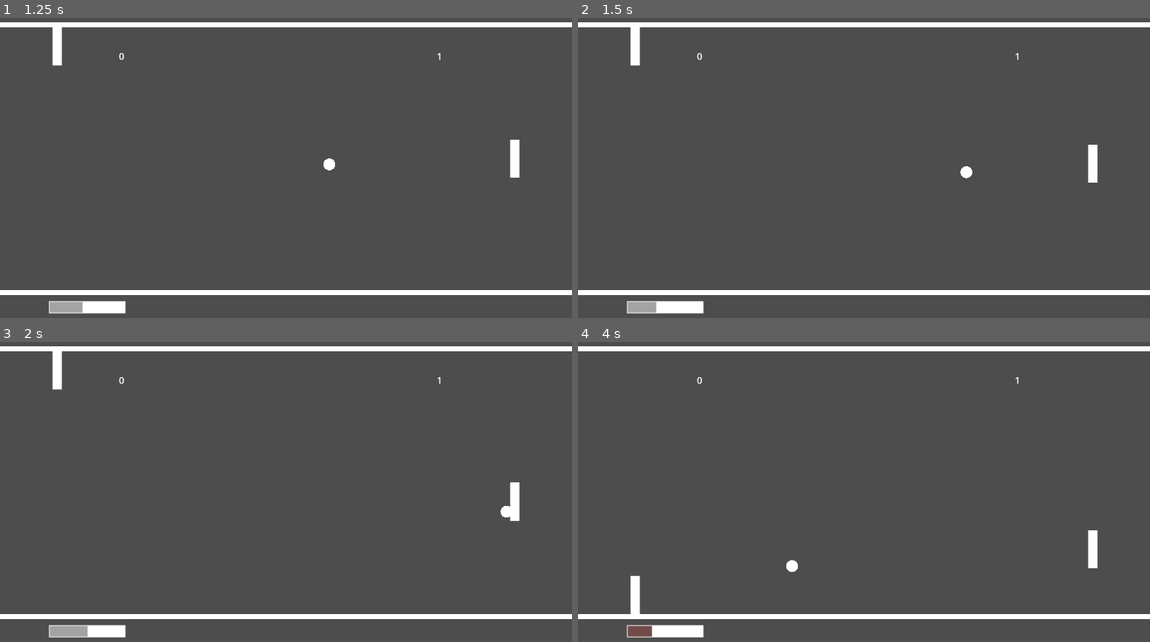
Above: before the commit, frames 1-4 (two rows, left to right).
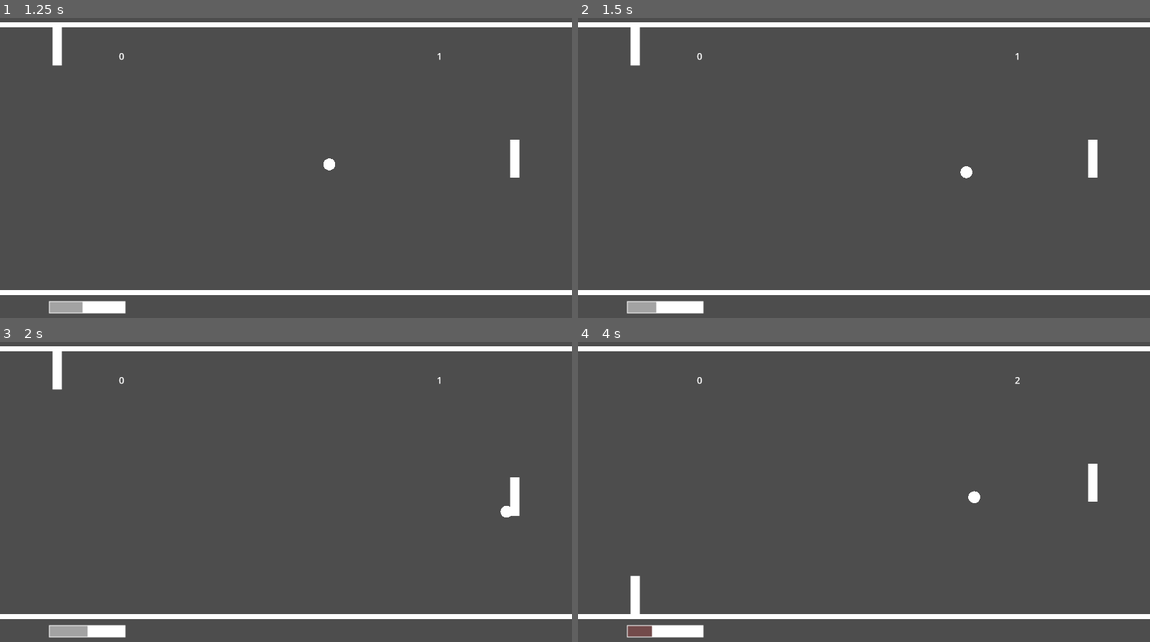
Above: after the commit, the same moments.

Repository: tavaresl/godot-pong
Game: Godot game, scene res://scenes/main.tscn
Two runs of this game, one before a commit and one after it. Both use one fixed random seed, a clock stepped at 60 frames per second and the inputs below.
Inputs:
- Up to frame 1 (1.25 s): hold Up (ui_up) from 0.53 s (still down); hold Shift (ui_boost) from 0.53 s (still down)
- Up to frame 2 (1.5 s): keep holding Up (ui_up); release Shift (ui_boost) at 1.28 s; tap Shift (ui_boost) at 1.35 s
- Up to frame 3 (2 s): keep holding Up (ui_up)
- Up to frame 4 (4 s): release Up (ui_up) at 2.03 s; hold Shift (ui_boost) 2.03-2.78 s; hold Down (ui_down) from 2.03 s (still down); tap Shift (ui_boost) at 2.85 s; hold Shift (ui_boost) from 3.53 s (still down)

Frame 1 is identical in both runs. In frame 2, less than 0.1% of the frame differs, in the area x 89-91%, y 40-55%; in frame 3, less than 0.1%; in frame 4, 0.6%, in the area x 36-91%, y 11-77%.

Commit message:
fix enemy boost system

Diff:
--- a/scenes/main.tscn
+++ b/scenes/main.tscn
@@ -51,10 +51,12 @@
 rotation = -3.14159
 collision_mask = 6
 script = ExtResource("3_43dh5")
+min_distance = 50.0
+min_boost_distance = 75.0
 
 [node name="EnemyBoost" type="Node" parent="Enemy"]
 script = ExtResource("5_c786w")
-min_distance_to_ball = 2.0
+boost_rate = 1.5
 
 [node name="Ball" parent="." instance=ExtResource("4_xxqbu")]
 unique_name_in_owner = true
@@ -77,6 +79,22 @@
 position = Vector2(2.08165e-12, 450)
 collision_layer = 4
 collision_mask = 3
+
+[node name="FuelIndicator" type="ColorRect" parent="."]
+offset_left = 165.0
+offset_top = 1019.0
+offset_right = 421.0
+offset_bottom = 1059.0
+script = ExtResource("12_r8hfm")
+boost_rate = 2.0
+
+[node name="ColorRect" type="ColorRect" parent="FuelIndicator"]
+layout_mode = 0
+offset_left = 2.0
+offset_top = 2.0
+offset_right = 254.0
+offset_bottom = 38.0
+color = Color(0.637843, 0.637843, 0.637843, 1)
 
 [node name="Goals" type="Node" parent="."]
 
@@ -197,22 +215,6 @@
 text = "Quit
 "
 
-[node name="FuelIndicator" type="ColorRect" parent="."]
-offset_left = 165.0
-offset_top = 1019.0
-offset_right = 421.0
-offset_bottom = 1059.0
-script = ExtResource("12_r8hfm")
-boost_rate = 2.0
-
-[node name="ColorRect" type="ColorRect" parent="FuelIndicator"]
-layout_mode = 0
-offset_left = 2.0
-offset_top = 2.0
-offset_right = 254.0
-offset_bottom = 38.0
-color = Color(0.637843, 0.637843, 0.637843, 1)
-
 [connection signal="ready" from="GameManager" to="GameManager" method="_on_ready"]
 [connection signal="ready" from="Enemy" to="Enemy" method="_on_ready"]
 [connection signal="body_entered" from="Goals/EnemyGoal" to="Goals/EnemyGoal" method="_on_body_entered"]
--- a/scripts/EnemyBoostController.gd
+++ b/scripts/EnemyBoostController.gd
@@ -5,9 +5,6 @@
 @export var consumption_rate = 80.0
 @export var refuel_rate = 25.0
 @export_range(0.1, 1.0) var ran_out_penalty_rate = 0.8
-
-@export_group("Thresholds")
-@export var min_distance_to_ball: float
 
 var _ran_out = false
 var _fuel = 100.0
@@ -21,6 +18,7 @@
 # Called every frame. 'delta' is the elapsed time since the previous frame.
 func _process(delta):
 	if ball.dir.x < 0:
+		_parent.boost_speed(1.0)
 		return
 
 	if _fuel <= 0:
@@ -28,19 +26,21 @@
 
 	if _ran_out:
 		_parent.boost_speed(ran_out_penalty_rate)
-		if _fuel < 100:
-			_refuel(delta)
-		else:
-			_ran_out = false
+		_refuel(delta)
+		return
 
 	var distance = abs(ball.position.y - _parent.position.y)
 
-	if distance >= min_distance_to_ball:
+	if distance >= _parent.min_boost_distance:
 		_parent.boost_speed(boost_rate)
 		_fuel -= clamp(consumption_rate * delta, 0, 100.0)
 	else:
 		_parent.boost_speed(1.0)
-		_fuel += clamp(refuel_rate * delta, 0, 100.0)
+		_refuel(delta)
+
 
 func _refuel(delta):
+	if _fuel < 100:
 		_fuel += clamp(refuel_rate * delta, 0, 100.0)
+	else:
+		_ran_out = false
--- a/scripts/EnemyController.gd
+++ b/scripts/EnemyController.gd
@@ -8,7 +8,9 @@
 @onready var ball = %Ball
 @export var base_speed = 400
 
-const treshold = 32
+@export_category("Ball Pursuit")
+@export var min_distance: float
+@export var min_boost_distance: float
 
 var _speed: float
 
@@ -19,17 +21,28 @@
 	var dir = Vector2.ZERO
 
 	if ball.dir.x > 0:
-		if ball.position.y > position.y + treshold:
+		if ball.position.y > position.y + min_distance:
 			dir += Vector2.DOWN
 
-		if ball.position.y < position.y - treshold:
+		if ball.position.y < position.y - min_distance:
 			dir += Vector2.UP
 	else:
 		var mid_point = get_viewport_rect().size.y / 2
+		var target_point = mid_point
 
-		if position.y > mid_point:
+		if position.y < mid_point / 2:
+			target_point = mid_point / 2
+		elif position.y > mid_point / 2 and position.y < 1.5 * mid_point:
+			target_point = mid_point
+		else:
+			target_point = 1.5 * mid_point
+
+		if abs(target_point - position.y) <= _speed * delta:
+			return
+
+		if position.y > target_point:
 			dir = Vector2.UP
-		elif position.y < mid_point:
+		elif position.y < target_point:
 			dir = Vector2.DOWN
 
 	move_and_collide(dir * _speed * delta)
@@ -37,9 +50,7 @@
 
 func boost_speed(boost_rate: float):
 	_speed = base_speed * boost_rate
-	pass
 
 
 func _on_ready():
 	_speed = base_speed
-	pass # Replace with function body.
--- a/scripts/GameManager.gd
+++ b/scripts/GameManager.gd
@@ -32,10 +32,13 @@
 	elif scores[enemy.name] == max_score:
 		winner = enemy
 
-	if winner != null:
-		game_state = GameStates.Over
-		game_over.show()
-		message_label.text = "You win!" if winner == player else "You lost."
+	if winner == null:
+		return
+
+
+	game_state = GameStates.Over
+	game_over.show()
+	message_label.text = "You win!" if winner == player else "You lost."
 
 func reset_scores():
 	scores = {
@@ -52,5 +55,4 @@
 func _on_restart_button_pressed():
 	reset_scores()
 	winner = null
-	game_state = GameStates.Running
-	game_over.hide()
+	get_tree().reload_current_scene()
--- a/scripts/PlayerBoostController.gd
+++ b/scripts/PlayerBoostController.gd
@@ -1,5 +1,6 @@
 extends ColorRect
 
+@onready var game_manager = %GameManager
 @onready var player = %Player
 @onready var color_rect = $ColorRect
 
@@ -19,6 +20,9 @@
 
 # Called every frame. 'delta' is the elapsed time since the previous frame.
 func _process(delta):
+	if game_manager.game_state != game_manager.GameStates.Running:
+		return
+
 	if _boost_fuel <= 0.0:
 		_ran_out = true
 
Not shown, added: export_presets.cfg
Not shown, added: .DS_Store
Not shown, changed: .gitignore
